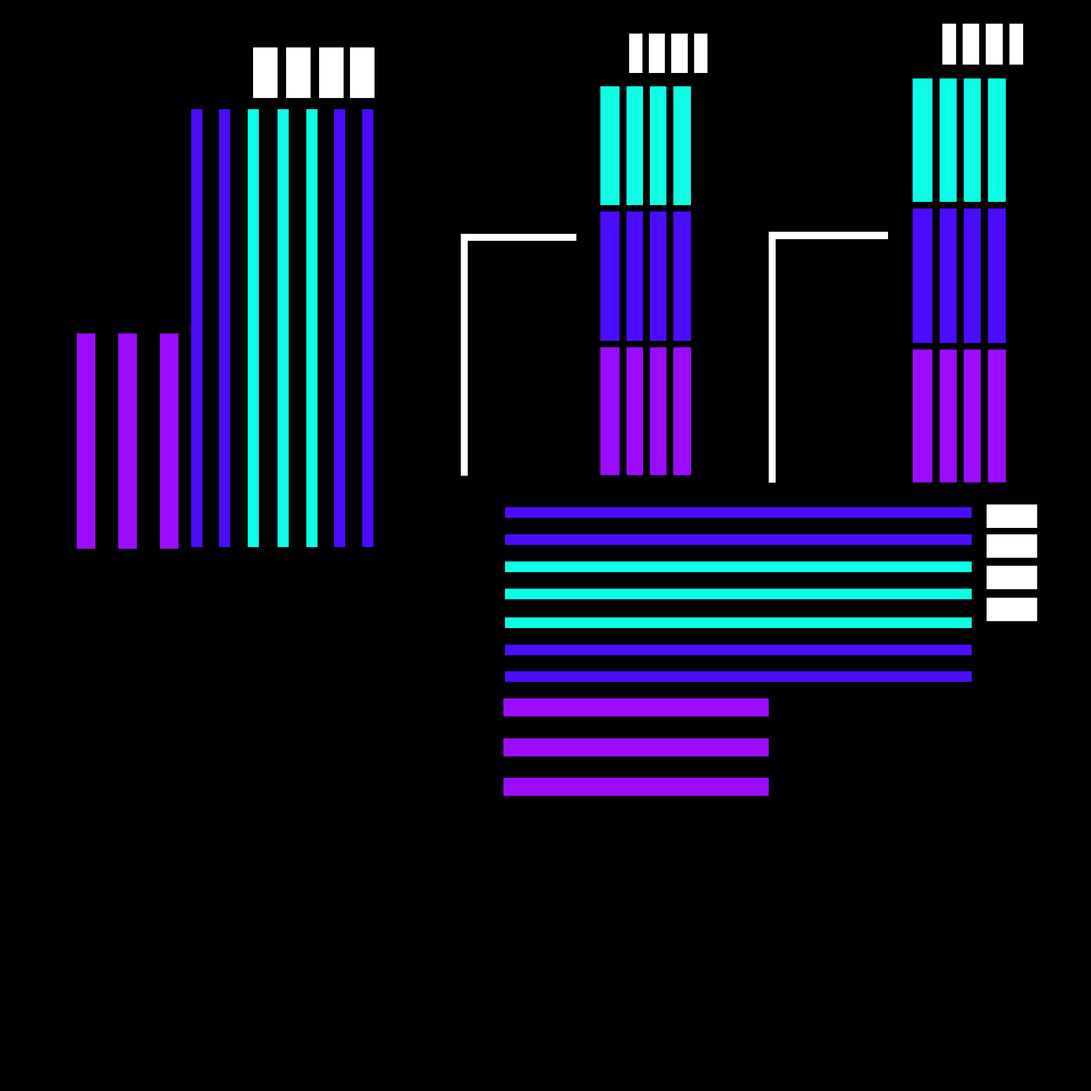
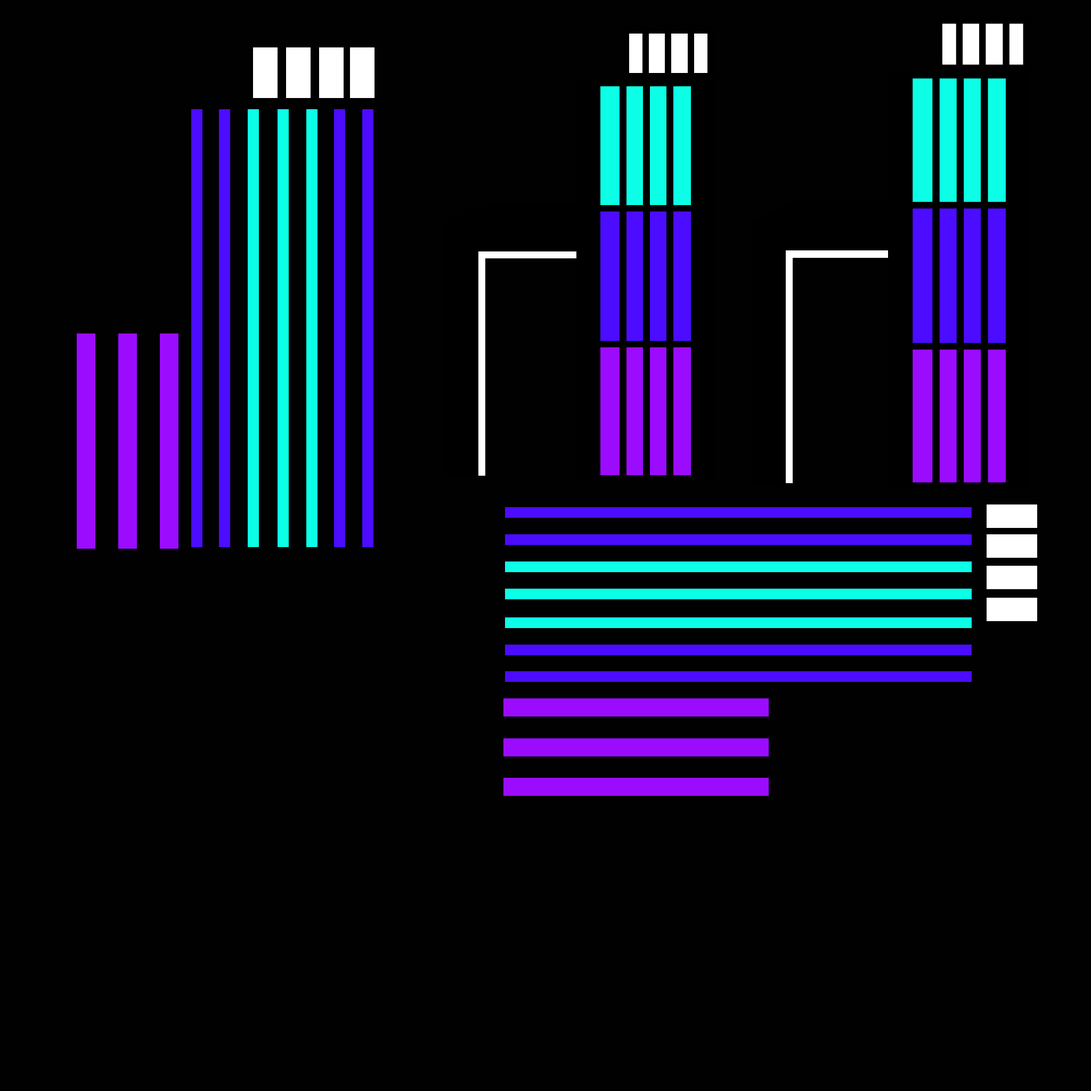
Layered file, before and after one edit (1091 x 1091). Changes by layer:
painted on "Rectangle 6 copy 2" (1st of 2) over [769, 231, 889, 258]
painted on "Rectangle 6 copy 2" (2nd of 2) over [769, 235, 794, 484]
painted on "Rectangle 6 copy" over [461, 233, 577, 259]
painted on "Rectangle 6" over [461, 237, 486, 476]
